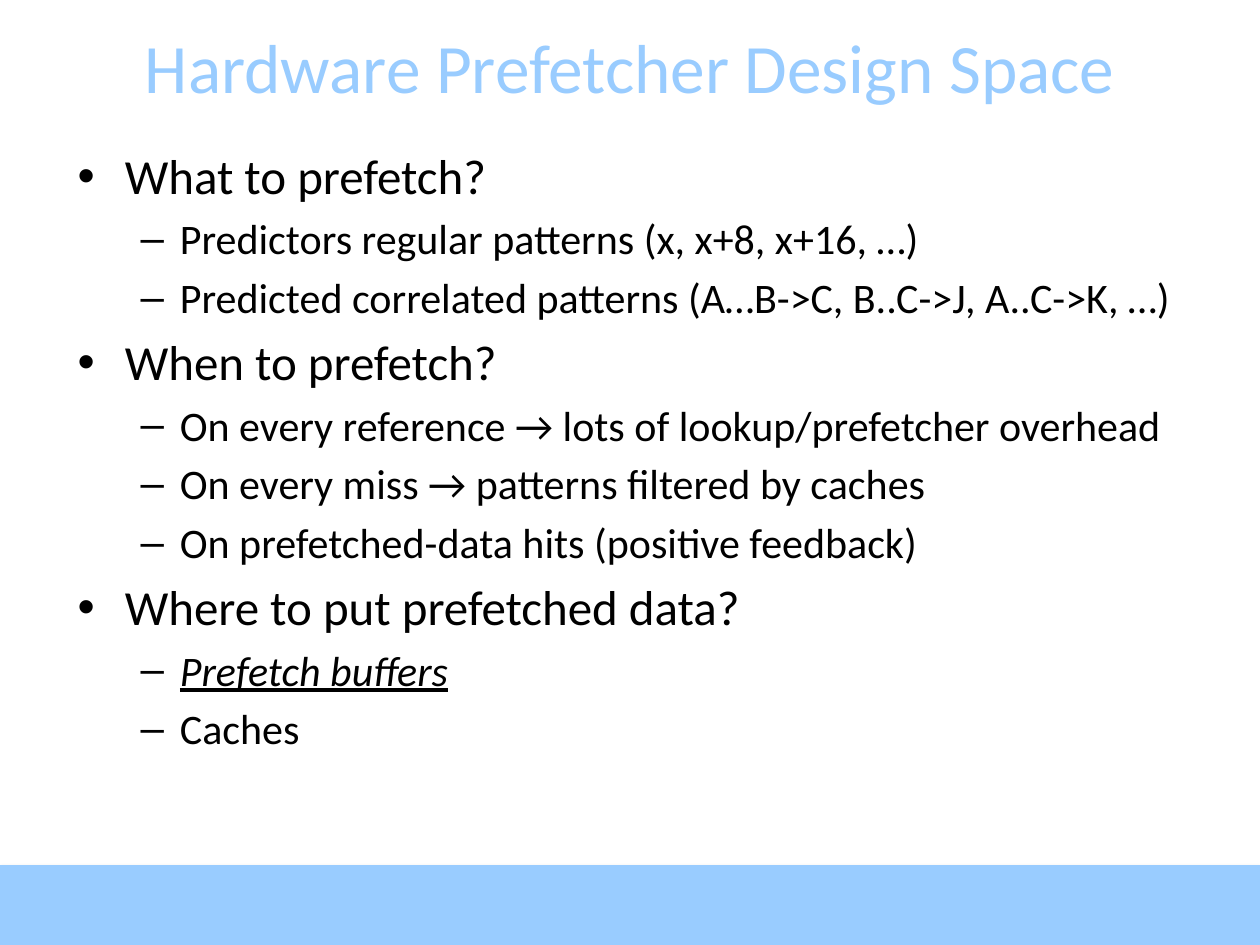
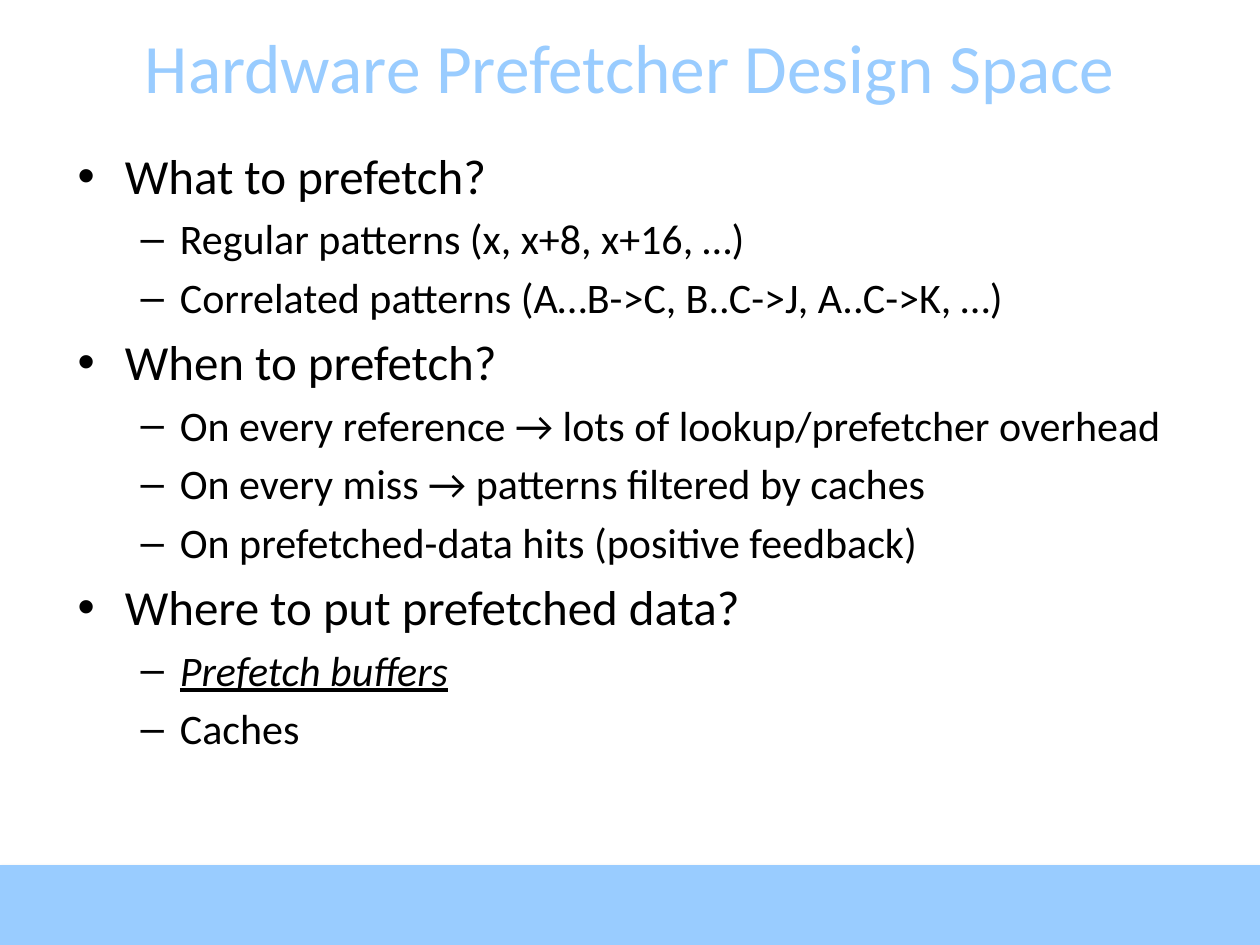
Before and after one commit to aakshintala/aakshintala.github.io, a slide deck: slide 31 of slides/L12-prefetching.pptx. Drawn at 1260x945 pixels with LibreOffice and Linux fonts; fonts in the diff are those of the drawing. Boxes give left, top, right and bottom in pixels: in the first picture for what was removed or moved away, otherwise in the second. Text is boxed around its words. In the diff, an @@ line names an element or a change of style, - is before the commit and + after.

```diff
--- a/slides/L12-prefetching.pptx
+++ b/slides/L12-prefetching.pptx
@@ text at box(180, 223, 951, 320): text changed @@
-  – Predictors regular patterns (x, x+8, x+16, …)
-  – Predicted correlated patterns (A…B->C, B..C->J, A..C->K, …)
+  – Regular patterns (x, x+8, x+16, …)
+  – Correlated patterns (A…B->C, B..C->J, A..C->K, …)
```
Also in this commit, not shown: 3 other files.
